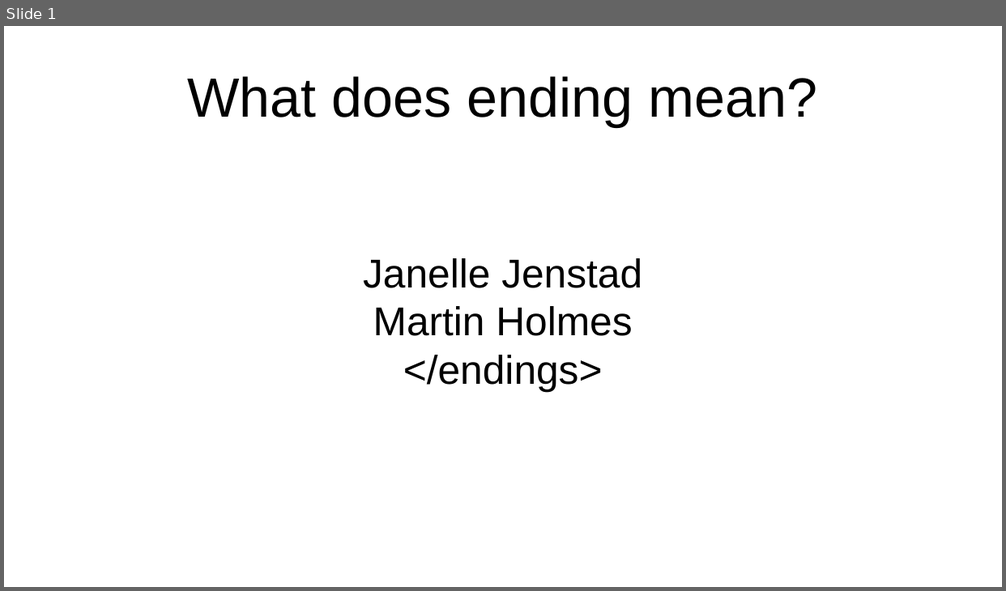
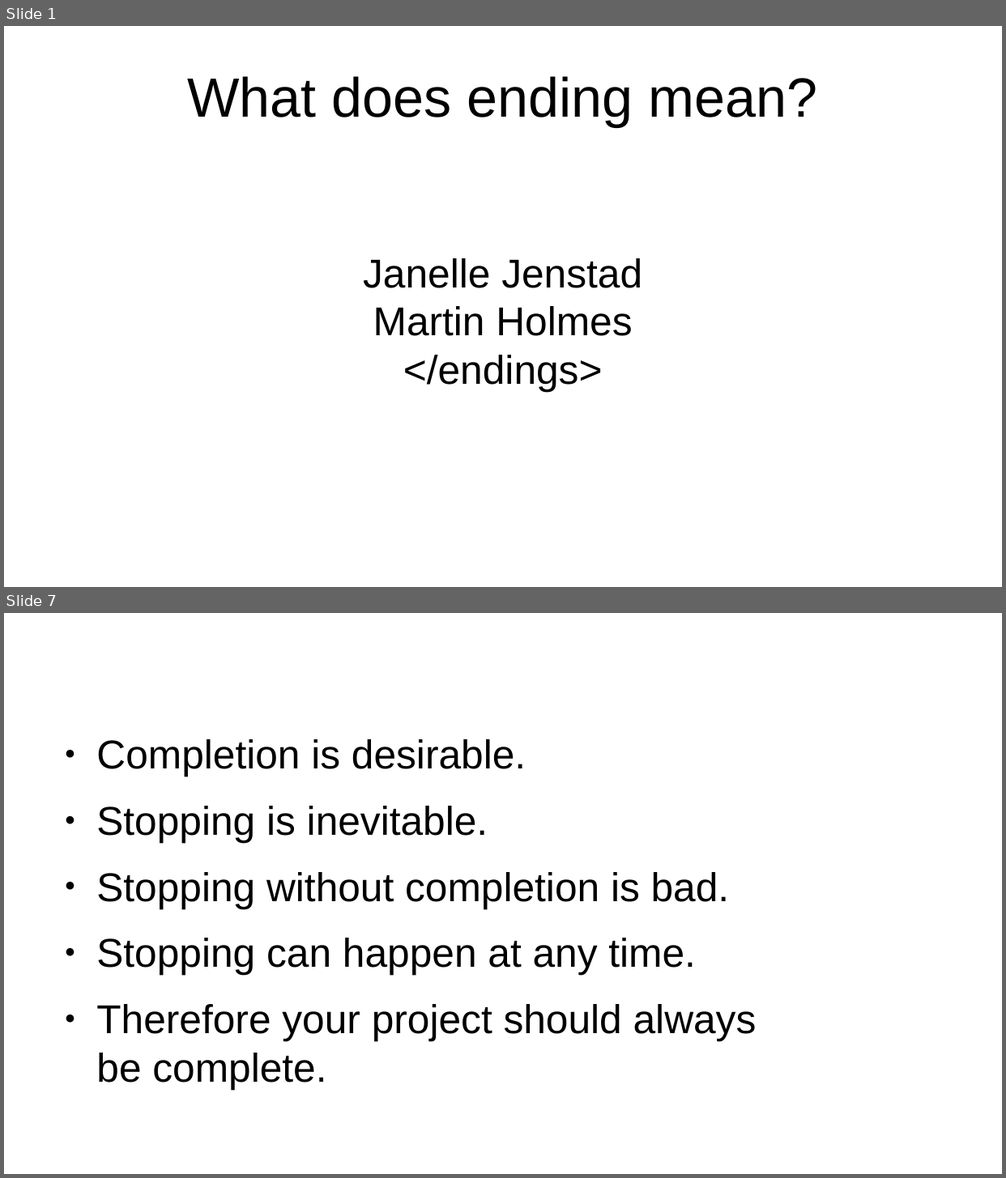
Before and after one commit to projectEndings/Endings, a slide deck: presentations/dhsi2019/what_does_ending_mean.odp. Shown one above the other, each under a label of ours: slide 1 before the commit, slides 1 and 7 after it; the slides between them are not shown. The pictures are 1006x591 and 1006x1178 pixels, drawn with LibreOffice and Linux fonts; fonts in the diff are those of the drawing; background and template pictures are left out. Boxes give left, top, right and bottom in pixels: in the first picture for what was removed or moved away, otherwise in the second. Text is boxed around its words. In the diff, an @@ line names an element or a change of style, - is before the commit and + after.

Commit message:
More work on presentation.

```diff
--- a/presentations/dhsi2019/what_does_ending_mean.odp
+++ b/presentations/dhsi2019/what_does_ending_mean.odp
@@ slide 7 added at [4,613,1002,1174], background #FFFFFF @@
@@ text added at [96,739,756,1089], 32 pt, text #000000 @@
+● Completion is desirable.
+● Stopping is inevitable.
+● Stopping without completion is bad.
+● Stopping can happen at any time.
+● Therefore your project should always be complete.
```
Also in this commit, not shown: 21 other slides added, 12 other files.
